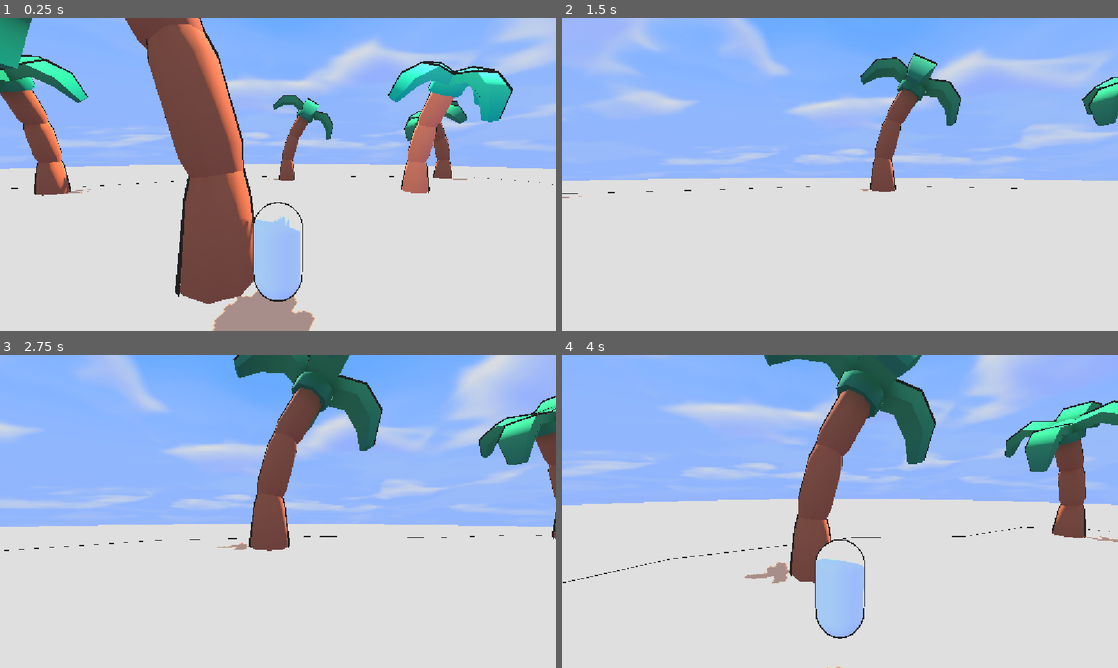
Above: before the commit, frames 1-4 (two rows, left to right).
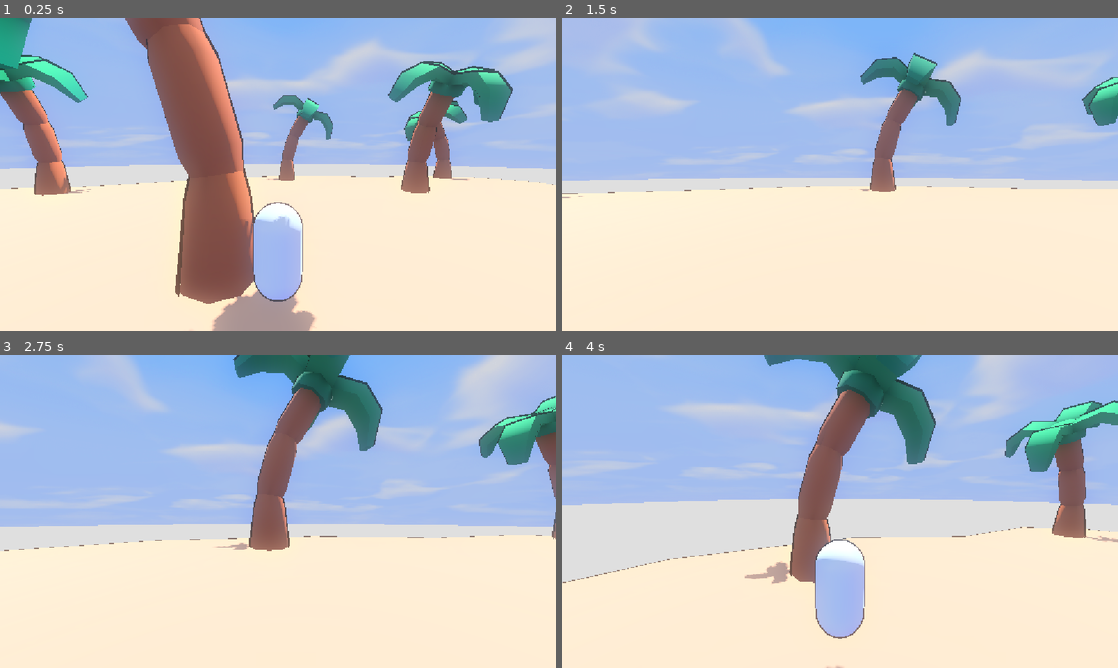
Above: after the commit, the same moments.

Repository: XulowzYt/Survival-Island
Game: Godot game, scene res://Scenes/World/main.tscn
The game is run twice, just before and just after one commit, with the same random seed, the same clock (stepped at 60 frames per second) and the same inputs.
Inputs (mouse positions are in pixels of both pictures, inside the frame that each line leads up to):
- Up to frame 1 (0.25 s): no input
- Up to frame 2 (1.5 s): tap Enter at 0.5 s; move the mouse to (867, 174) at 0.52 s; hold Shift (sprint) 0.53-1.28 s; hold W (move_forward) from 0.53 s (still down); click (867, 174) at 0.67 s; tap Space (jump) at 0.77 s; move the mouse to (812, 174) at 1.27 s; tap V (toggle_perspective) at 1.35 s
- Up to frame 3 (2.75 s): keep holding W (move_forward); tap Space (jump) at 1.52 s; move the mouse to (289, 505) at 2.02 s; hold Shift (sprint) from 2.03 s (still down)
- Up to frame 4 (4 s): keep holding W (move_forward); move the mouse to (834, 517) at 2.77 s; release Shift (sprint) at 2.78 s; tap V (toggle_perspective) at 2.85 s; click (834, 517) at 2.92 s; tap Space (jump) at 3.02, 3.77 s; move the mouse to (878, 514) at 3.52 s; hold Shift (sprint) from 3.53 s (still down)

The runs differ from the first frame. In frame 1, 49% of the frame differs, in the area x 0-100%, y 0-100%; in frame 2, 48%; in frame 3, 44%; in frame 4, 41%.

Commit message:
Added good graphics

Diff:
--- a/Scenes/World/main.tscn
+++ b/Scenes/World/main.tscn
@@ -15,7 +15,13 @@
 sky = SubResource("Sky_n1kio")
 ambient_light_source = 3
 reflected_light_source = 2
-tonemap_exposure = 1.18
+sdfgi_enabled = true
+sdfgi_read_sky_light = false
+sdfgi_bounce_feedback = 1.99
+glow_enabled = true
+glow_intensity = 0.45
+glow_strength = 0.65
+glow_bloom = 1.0
 adjustment_enabled = true
 adjustment_contrast = 0.75
 adjustment_saturation = 2.0
Binary file added: Assets/Guns/low-poly_springfield_model_1873.glb
Not shown, added: Assets/Guns/low-poly_springfield_model_1873.glb.import
Binary file added: Assets/Saber/saber.glb
Not shown, added: Assets/Saber/saber.glb.import
Binary file changed: Bakes/island.exr
Binary file changed: Bakes/island.lmbake
Not shown, added: Toon.gdshader.uid
